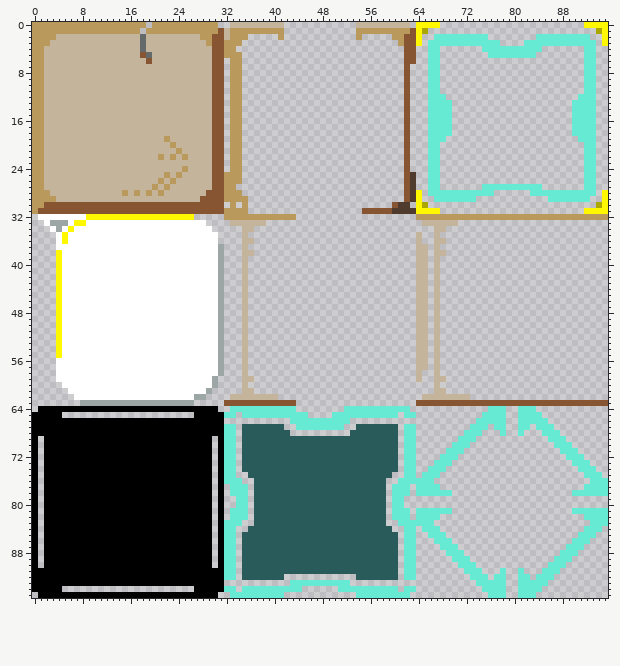
Sprite sheet: src/GameContent/Content/Sprites/Ui/ControlBackgrounds.png. The first picture shows the starting point.
The file is 96x96 pixels.
After:
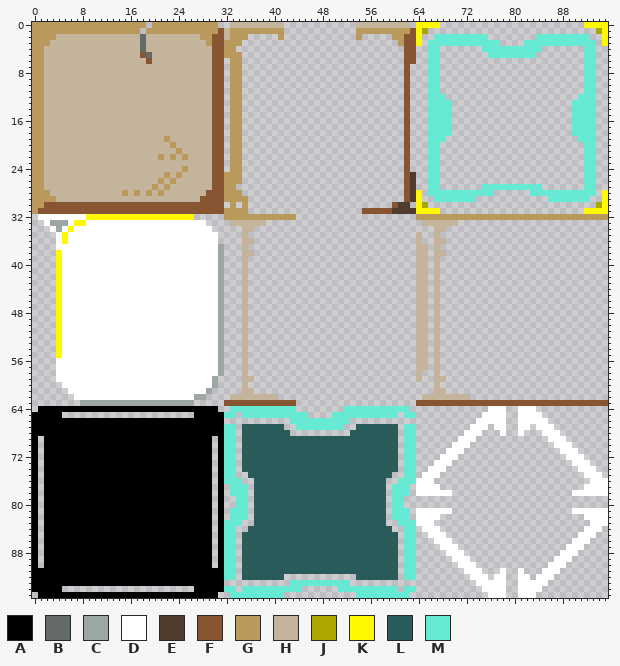
Palette (. is transparent): A #000000  B #646a69  C #9ca6a4  D #ffffff  E #4f3c2f  F #875531  G #ba995d  H #c3b49b  J #aba600  K #fff800  L #285b5a  M #66ead3
The edit:
y 64: x 76..78 MMM -> DDD; x 81..83 MMM -> DDD
y 65: x 75..78 MMMM -> DDDD; x 81..84 MMMM -> DDDD
y 66: x 74..78 MMMMM -> DDDDD; x 81..85 MMMMM -> DDDDD
y 67: x 73..75 MMM -> DDD; x 77..78 MM -> DD; x 81..82 MM -> DD; x 84..86 MMM -> DDD
y 68: x 72..74 MMM -> DDD; x 78 M -> D; x 81 M -> D; x 85..87 MMM -> DDD
y 69: x 71..73 MMM -> DDD; x 86..88 MMM -> DDD
y 70: x 70..72 MMM -> DDD; x 87..89 MMM -> DDD
y 71: x 69..71 MMM -> DDD; x 88..90 MMM -> DDD
y 72: x 68..70 MMM -> DDD; x 89..91 MMM -> DDD
y 73: x 67..69 MMM -> DDD; x 90..92 MMM -> DDD
y 74: x 66..68 MMM -> DDD; x 91..93 MMM -> DDD
y 75: x 65..67 MMM -> DDD; x 92..94 MMM -> DDD
y 76: x 64..66 MMM -> DDD; x 93..95 MMM -> DDD
y 77: x 64..67 MMMM -> DDDD; x 92..95 MMMM -> DDDD
y 78: x 64..69 MMMMMM -> DDDDDD; x 90..95 MMMMMM -> DDDDDD
y 81: x 64..69 MMMMMM -> DDDDDD; x 90..95 MMMMMM -> DDDDDD
y 82: x 64..67 MMMM -> DDDD; x 92..95 MMMM -> DDDD
y 83: x 64..66 MMM -> DDD; x 93..95 MMM -> DDD
y 84: x 65..67 MMM -> DDD; x 92..94 MMM -> DDD
y 85: x 66..68 MMM -> DDD; x 91..93 MMM -> DDD
y 86: x 67..69 MMM -> DDD; x 90..92 MMM -> DDD
y 87: x 68..70 MMM -> DDD; x 89..91 MMM -> DDD
y 88: x 69..71 MMM -> DDD; x 88..90 MMM -> DDD
y 89: x 70..72 MMM -> DDD; x 87..89 MMM -> DDD
y 90: x 71..73 MMM -> DDD; x 86..88 MMM -> DDD
y 91: x 72..74 MMM -> DDD; x 78 M -> D; x 81 M -> D; x 85..87 MMM -> DDD
y 92: x 73..75 MMM -> DDD; x 77..78 MM -> DD; x 81..82 MM -> DD; x 84..86 MMM -> DDD
y 93: x 74..78 MMMMM -> DDDDD; x 81..85 MMMMM -> DDDDD
y 94: x 75..78 MMMM -> DDDD; x 81..84 MMMM -> DDDD
y 95: x 76..78 MMM -> DDD; x 81..83 MMM -> DDD
